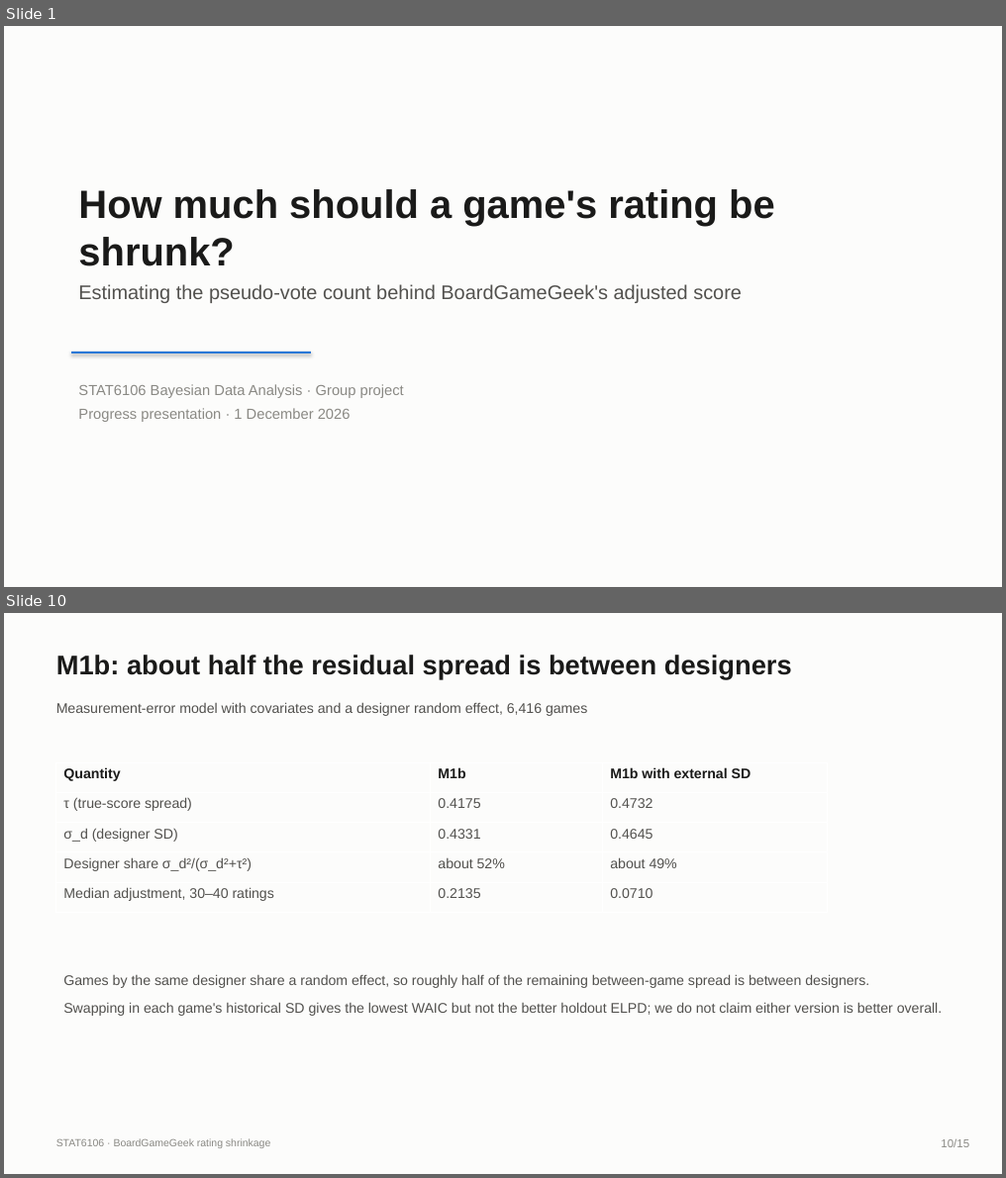
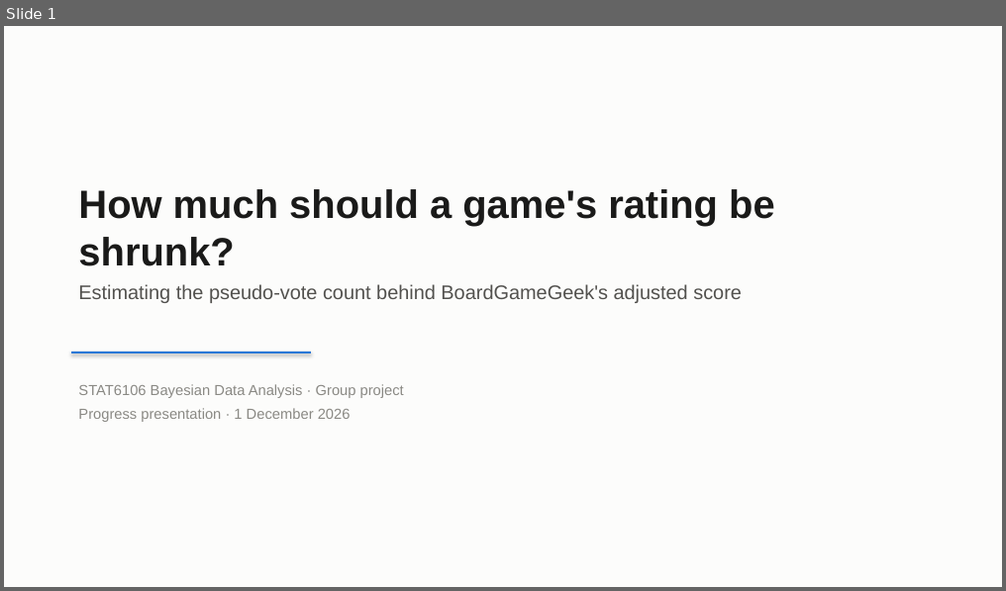
Before and after one commit to iwanttosleeeep/bayesian-boardgame-ratings, a slide deck: slides/Group_deck_draft.pptx. Shown one above the other, each under a label of ours: slides 1 and 10 before the commit, slide 1 after it; the slides between them are not shown. The pictures are 1006x1178 and 1006x591 pixels, drawn with LibreOffice and Linux fonts; fonts in the diff are those of the drawing. Boxes give left, top, right and bottom in pixels: in the first picture for what was removed or moved away, otherwise in the second. Text is boxed around its words. In the diff, an @@ line names an element or a change of style, - is before the commit and + after.

```diff
--- a/slides/Group_deck_draft.pptx
+++ b/slides/Group_deck_draft.pptx
@@ slide 10 removed at [4, 613, 1002, 1174], background #FCFCFB @@
@@ text removed at [56, 655, 792, 679] @@
-M1b: about half the residual spread is between designers
@@ text removed at [56, 702, 587, 716] @@
-Measurement-error model with covariates and a designer random effect, 6,416 games
@@ table removed at [56, 762, 828, 912], 5 rows, 3 columns @@
-Quantity | M1b | M1b with external SD
-τ (true-score spread) | 0.4175 | 0.4732
-σ_d (designer SD) | 0.4331 | 0.4645
-Designer share σ_d²/(σ_d²+τ²) | about 52% | about 49%
-Median adjustment, 30–40 ratings | 0.2135 | 0.0710
@@ text removed at [63, 974, 942, 1016] @@
-Games by the same designer share a random effect, so roughly half of the remaining between-game spread is between designers.
-Swapping in each game's historical SD gives the lowest WAIC but not the better holdout ELPD; we do not claim either version is better overall.
@@ text removed at [56, 1139, 270, 1149] @@
-STAT6106 · BoardGameGeek rating shrinkage
@@ text removed at [941, 1140, 969, 1148] @@
-10/15
```
Also in this commit, not shown: 9 slides changed, 7 slides added, 4 other slides removed, 2 other files.
